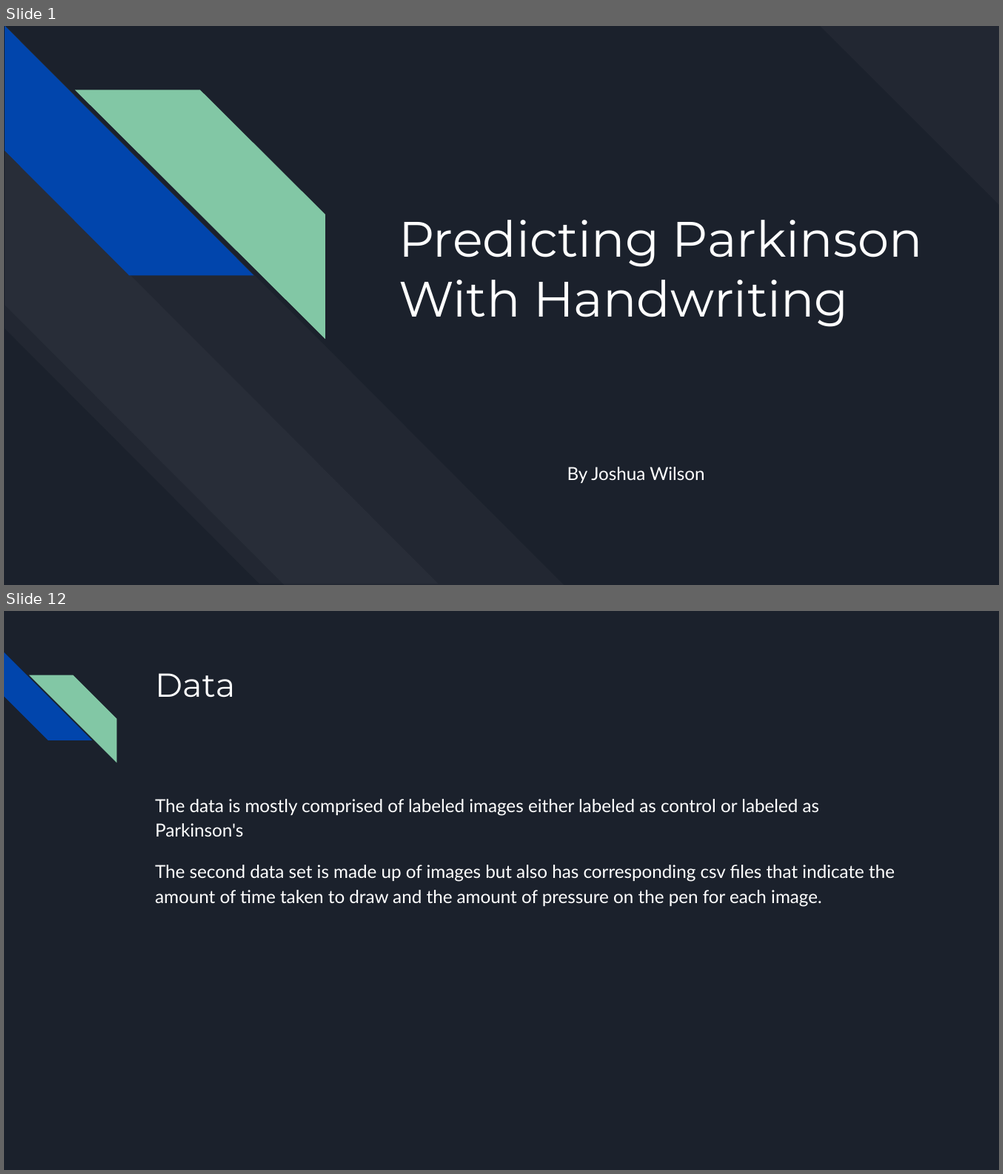
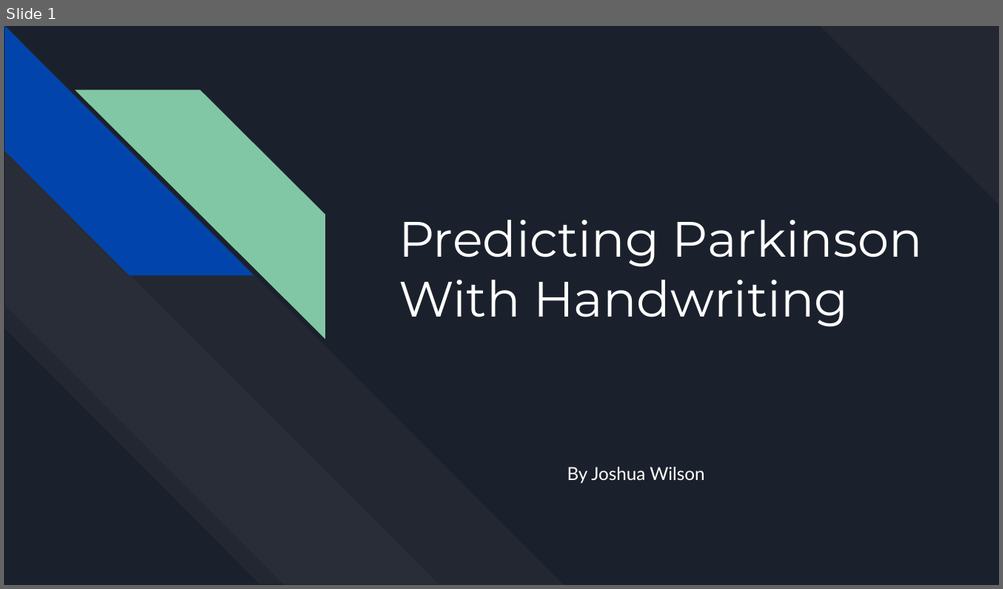
Before and after one commit to jwwils/Parkinsons_Data, a slide deck: Predicting Parkinson With Handwritting.pptx. Shown one above the other, each under a label of ours: slides 1 and 12 before the commit, slide 1 after it; the slides between them are not shown. The pictures are 1003x1174 and 1003x589 pixels, drawn with LibreOffice and Linux fonts; fonts in the diff are those of the drawing. Boxes give left, top, right and bottom in pixels: in the first picture for what was removed or moved away, otherwise in the second. Text is boxed around its words. In the diff, an @@ line names an element or a change of style, - is before the commit and + after.

```diff
--- a/Predicting Parkinson With Handwritting.pptx
+++ b/Predicting Parkinson With Handwritting.pptx
@@ slide 12 removed at (4, 611, 999, 1170), background #1B212C @@
@@ diag stripe removed at (4, 652, 91, 741) @@
@@ diag stripe removed at (29, 675, 116, 762) @@
@@ title removed at (155, 673, 235, 698) @@
-Data
@@ text removed at (155, 799, 894, 907) @@
-The data is mostly comprised of labeled images either labeled as control or labeled as Parkinson's
-The second data set is made up of images but also has corresponding csv files that indicate the amount of time taken to draw and the amount of pressure on the pen for each image.
```
Also in this commit, not shown: 8 slides added, 12 other slides removed.
